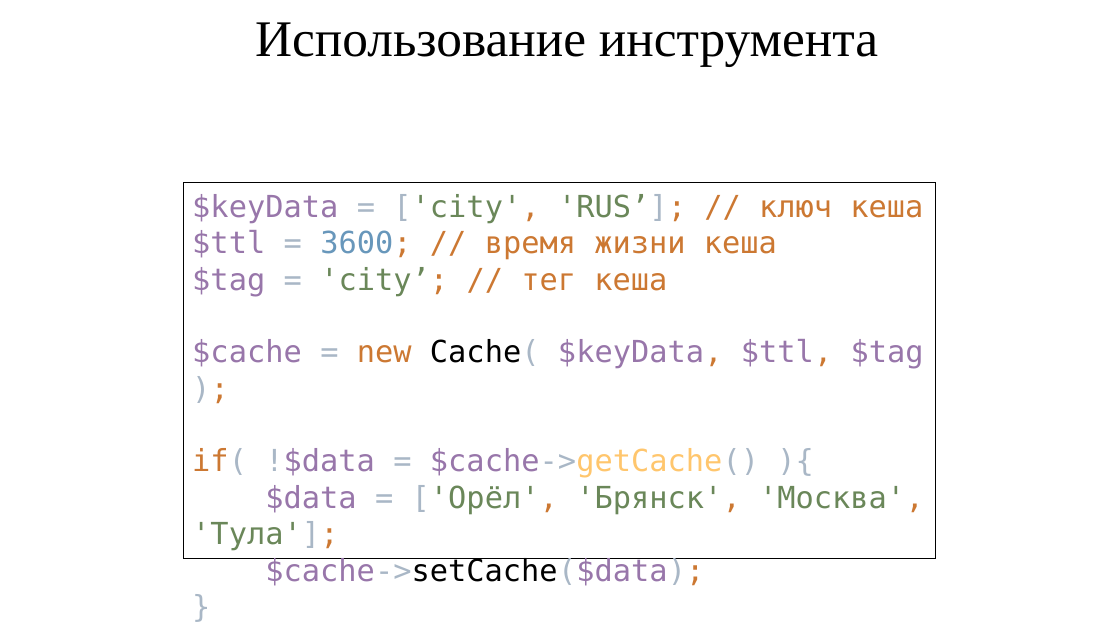
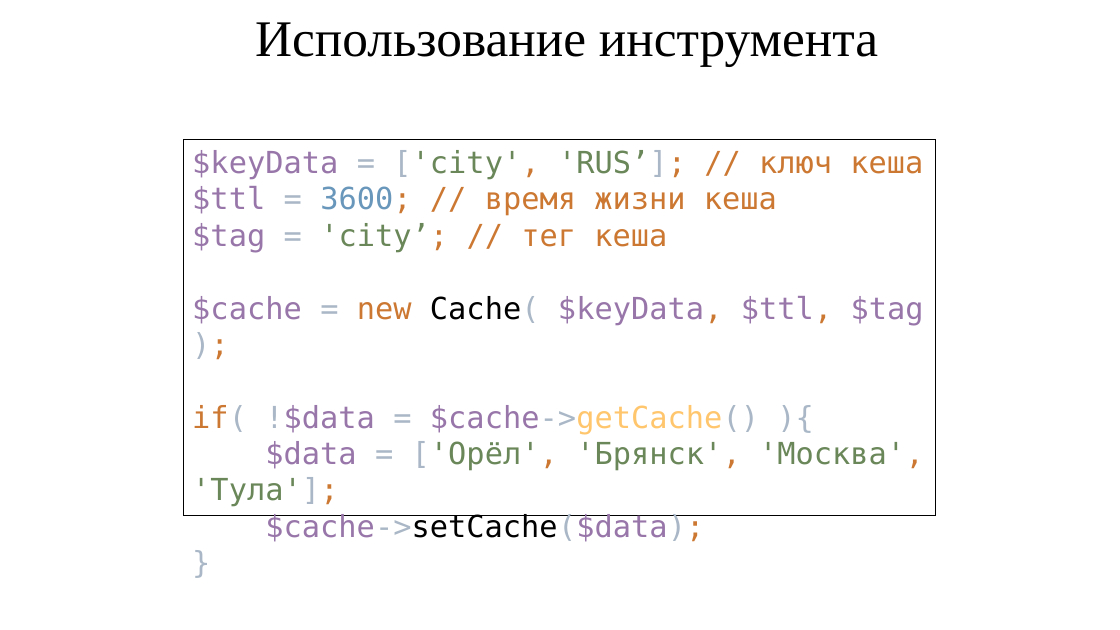
Before and after one commit to IgorTyutyunov/-, a slide deck: slide 7 of ВКР_5.pptx (slide 6 before the commit). Drawn at 1120x630 pixels with LibreOffice and Linux fonts; fonts in the diff are those of the drawing. Boxes give left, top, right and bottom in pixels: in the first picture for what was removed or moved away, otherwise in the second. Text is boxed around its words. In the diff, an @@ line names an element or a change of style, - is before the commit and + after.

```diff
--- a/ВКР_5.pptx
+++ b/ВКР_5.pptx
@@ rectangle "$keyData = ['city', 'RUS’]; // ..." moved from (x1=184, y1=183, x2=936, y2=560) to (x1=184, y1=139, x2=936, y2=516) @@
```
Also in this commit, not shown: 3 other slides changed, 1 slide added.
